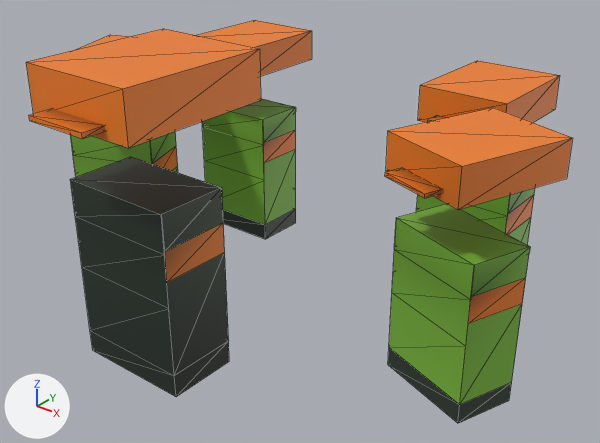
One commit to the glTF model art-src/blender/export/crew/trail-shredders-lod3.glb: the scene before it, then after it.
Rendered twice from a camera (50 mm lens) standing at (2.01, -1.58, 2.45) and looking at (0.17, 0.72, 1.03). Arrows for +X, +Y and +Z are at lower left; the lights stay in place. The first picture is the older version. Mesh edges are drawn as thin lines. Vertices at exactly the same position are counted once.

The scene before the commit, as lines of its bpy script (objects in view):
```python
me_att0_torso = bpy.data.meshes.new('att0_torso')
me_att0_torso.from_pydata(...)  # 28 vertices, 34 faces; spans x -0.2..0.2, y -0.12..0.12, z 0.0..0.62
me_att0_torso.materials.append(mat_defaultmaterial_001)
me_cap_hat = bpy.data.meshes.new('cap_hat')
me_cap_hat.from_pydata(...)  # 16 vertices, 22 faces; spans x -0.225..0.225, y -0.319..0.338, z -0.137..0.038
me_cap_hat.materials.append(mat_defaultmaterial_002)
me_cap_torso = bpy.data.meshes.new('cap_torso')
me_cap_torso.from_pydata(...)  # 28 vertices, 34 faces; spans x -0.224..0.224, y -0.134..0.134, z 0.0..0.694
me_cap_torso.materials.append(mat_defaultmaterial_003)
ob_att0_torso = bpy.data.objects.new('att0_torso', me_att0_torso)
ob_att0_torso.location = (0.62, 1.3, 0.58)
ob_att1_torso = bpy.data.objects.new('att1_torso', me_att0_torso)
ob_att1_torso.location = (-0.62, 1.3, 0.58)
ob_att2_torso = bpy.data.objects.new('att2_torso', me_att0_torso)
ob_att2_torso.location = (0.86, 0.72, 0.58)
ob_att2_torso.rotation_euler = (0.0, 0.0, -0.349)  # degrees (0, 0, -20)
ob_att3_torso = bpy.data.objects.new('att3_torso', me_att0_torso)
ob_att3_torso.location = (-0.86, 0.72, 0.58)
ob_att3_torso.rotation_euler = (0.0, 0.0, 0.349)  # degrees (0, 0, 20)
ob_cap_hat = bpy.data.objects.new('cap_hat', me_cap_hat)
ob_cap_hat.location = (0.0, 0.1, 1.742)
ob_cap_torso = bpy.data.objects.new('cap_torso', me_cap_torso)
ob_cap_torso.location = (0.0, 0.1, 0.66)
# also in view: 'att0_hat' at (0.62, 1.31, 1.47); 'att1_hat' at (-0.62, 1.31, 1.47); 'att2_hat' at (0.87, 0.74, 1.47)
```
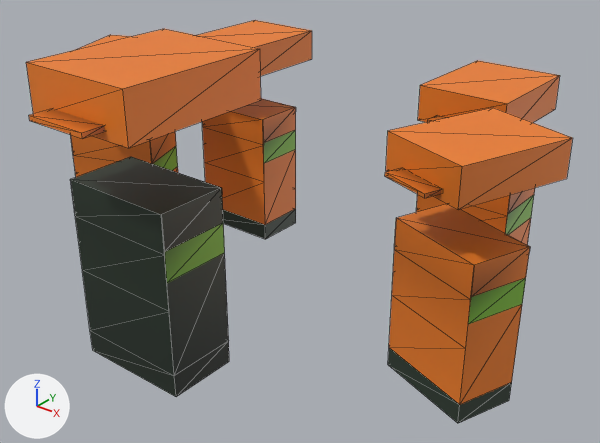
Location of each change, (x1, y1, x2, y2) in pixels of the pictures (600 x 443 px):
part 1 of me_att0_torso, recoloured (green to orange)
    both: (71, 98, 535, 405)
part 2 of me_att0_torso, recoloured
    both: (153, 130, 534, 324)
part 3 of me_cap_torso, recoloured (orange to green)
    both: (164, 223, 225, 283)

Patch to the scene script:
```diff
--- a/art-src/blender/export/crew/trail-shredders-lod3.glb.py
+++ b/art-src/blender/export/crew/trail-shredders-lod3.glb.py
@@ me_att0_torso @@
 me_att0_torso.from_pydata(...)  # 28 vertices, 34 faces; spans x -0.2..0.2, y -0.12..0.12, z 0.0..0.62
 # used by ob_att0_torso; location = (0.62, 1.3, 0.58)
+# me_att0_torso part 1: 22 faces centred in x -0.2..0.2, y -0.12..0.12, z 0.117..0.62 are repainted in the vertex colours; the middle colour goes from green #7ab73b to orange #eb7c21
+# me_att0_torso part 2: 4 faces centred in x -0.2..0.2, y -0.04..0.04, z 0.437..0.471 are repainted in the vertex colours; the middle colour goes from orange #e7791c to green #7bb636
 me_att0_torso.materials.append(mat_defaultmaterial_001)
@@ me_cap_torso @@
 me_cap_torso.from_pydata(...)  # 28 vertices, 34 faces; spans x -0.224..0.224, y -0.134..0.134, z 0.0..0.694
 # used by ob_cap_torso; location = (0.0, 0.1, 0.66)
+# me_cap_torso part 3: 4 faces centred in x -0.224..0.224, y -0.045..0.045, z 0.49..0.527 are repainted in the vertex colours; the middle colour goes from orange #d56e19 to green #70a630
 me_cap_torso.materials.append(mat_defaultmaterial_003)
```
